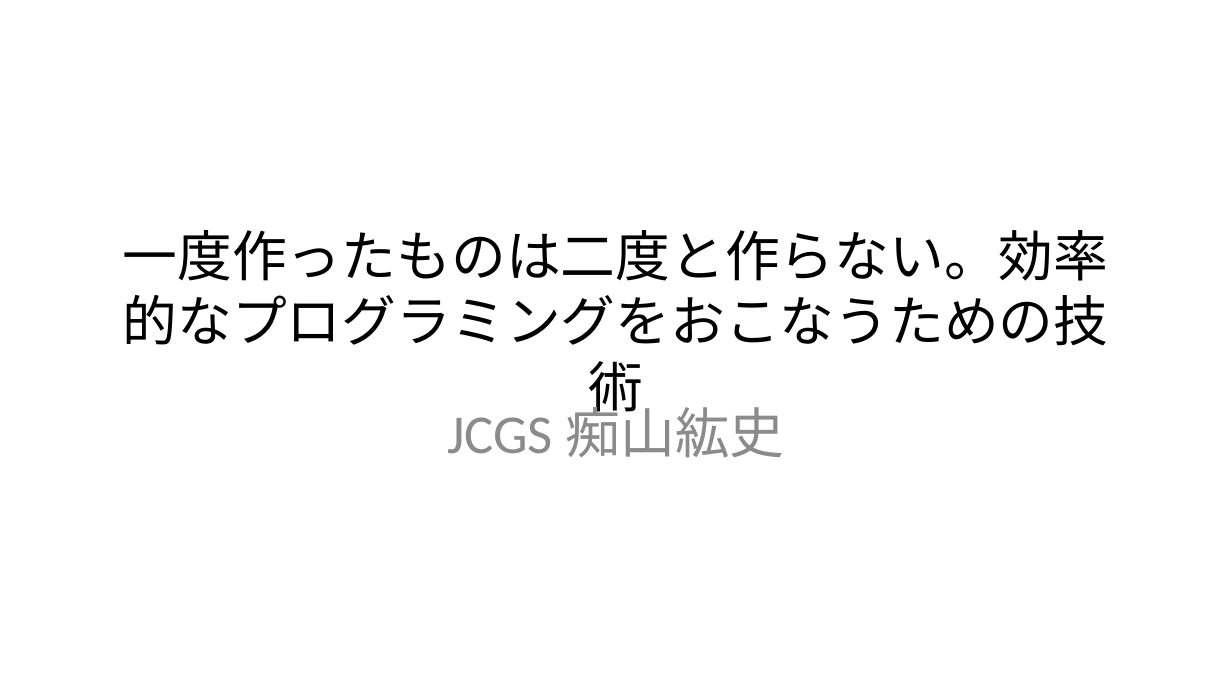
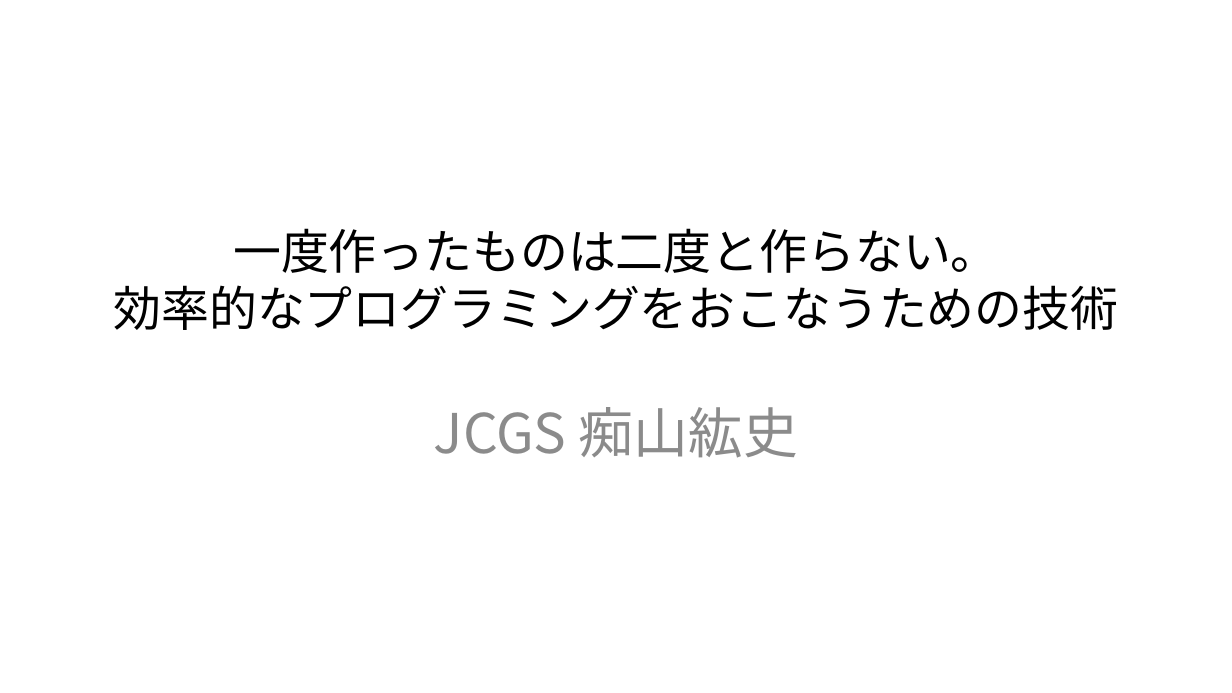
Before and after one commit to JCGS/CEDEC2014, a slide deck: slide 1 of chiyama/2014cedec_chiyama.pptx. Drawn at 1232x693 pixels with LibreOffice and Linux fonts; fonts in the diff are those of the drawing; background and template pictures are left out. Boxes give left, top, right and bottom in pixels: in the first picture for what was removed or moved away, otherwise in the second. Text is boxed around its words. In the diff, an @@ line names an element or a change of style, - is before the commit and + after.

```diff
--- a/chiyama/2014cedec_chiyama.pptx
+++ b/chiyama/2014cedec_chiyama.pptx
@@ title at <box>114,228,1119,330</box>: text changed; size 32 to 28 pt; font Calibri to Noto Sans CJK JP @@
-一度作ったものは二度と作らない。効率的なプログラミングをおこなうための技術
+一度作ったものは二度と作らない。
+効率的なプログラミングをおこなうための技術
@@ subtitle "JCGS 痴山紘史" at <box>434,407,798,458</box>: font Calibri to Noto Sans CJK JP @@
```
Also in this commit, not shown: 9 other slides changed, 2 slides added.
